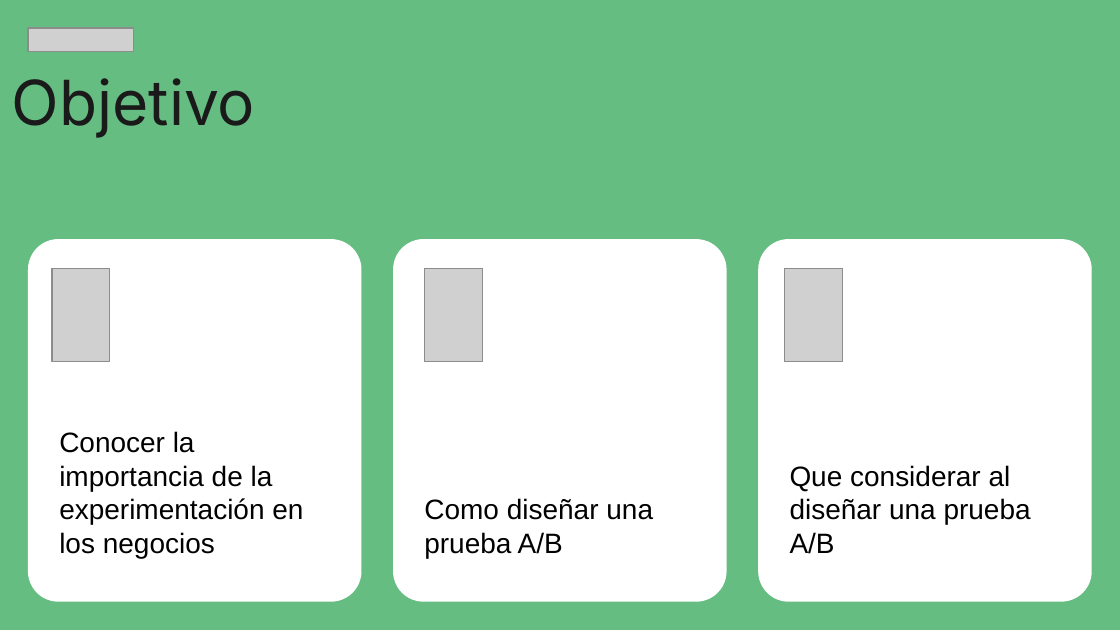
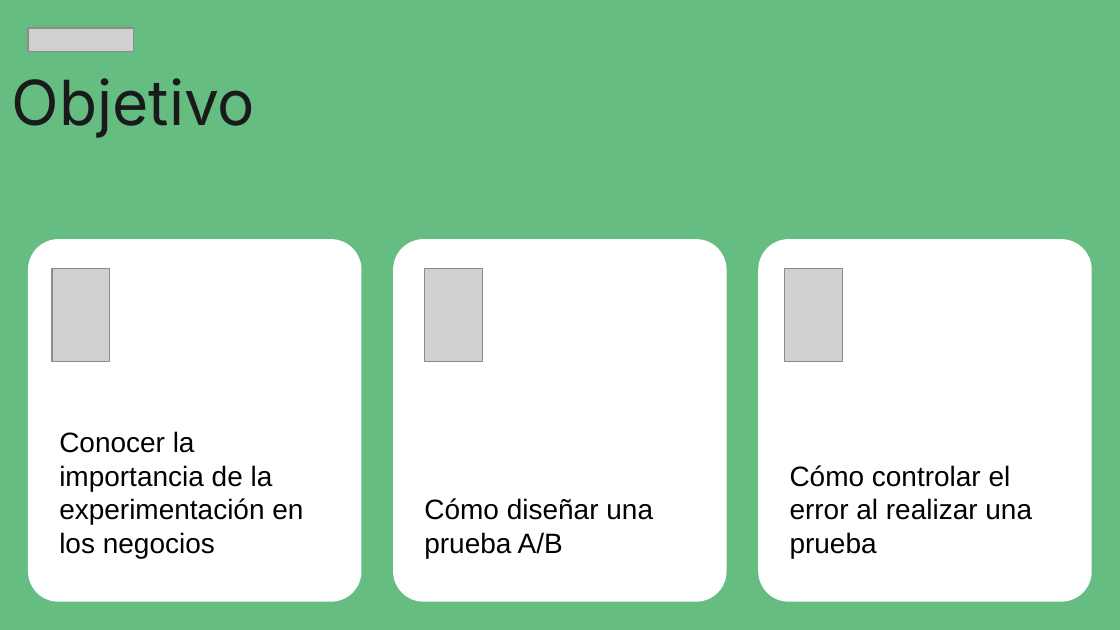
Before and after one commit to zyntonyson/bootcamp_ds_da, a slide deck: slide 7 of 10-da-toma-decisiones-negocio/20-pruebas-ab.pptx. Drawn at 1120x630 pixels with LibreOffice and Linux fonts; fonts in the diff are those of the drawing; grey boxes stand for pictures. Boxes give left, top, right and bottom in pixels: in the first picture for what was removed or moved away, otherwise in the second. Text is boxed around its words. In the diff, an @@ line names an element or a change of style, - is before the commit and + after.

```diff
--- a/10-da-toma-decisiones-negocio/20-pruebas-ab.pptx
+++ b/10-da-toma-decisiones-negocio/20-pruebas-ab.pptx
@@ text in rounded rectangle at box(790, 465, 1032, 558): text changed @@
-Que considerar al diseñar una prueba A/B
+Cómo controlar el error al realizar una prueba
@@ text in rounded rectangle at box(424, 498, 653, 558): text changed @@
-Como diseñar una prueba A/B
+Cómo diseñar una prueba A/B
```
Also in this commit, not shown: 1 other slide changed, 4 other files.
